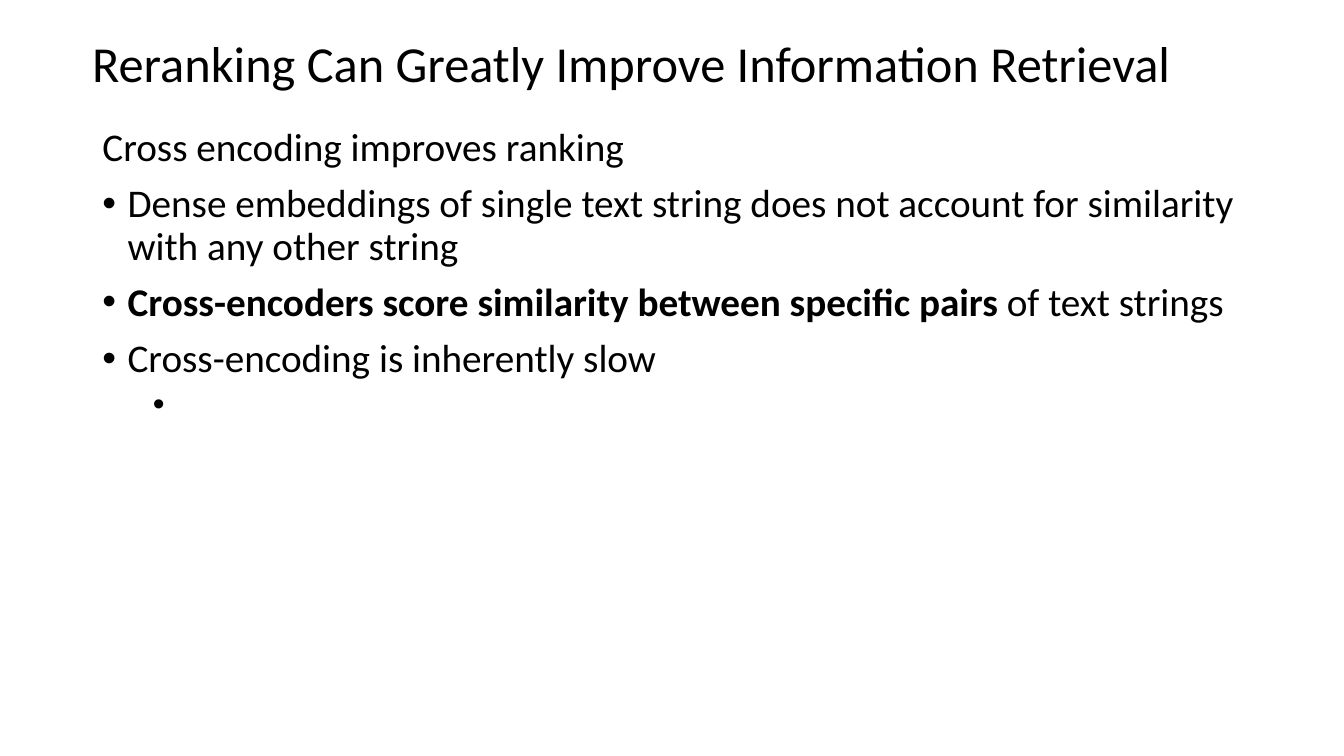
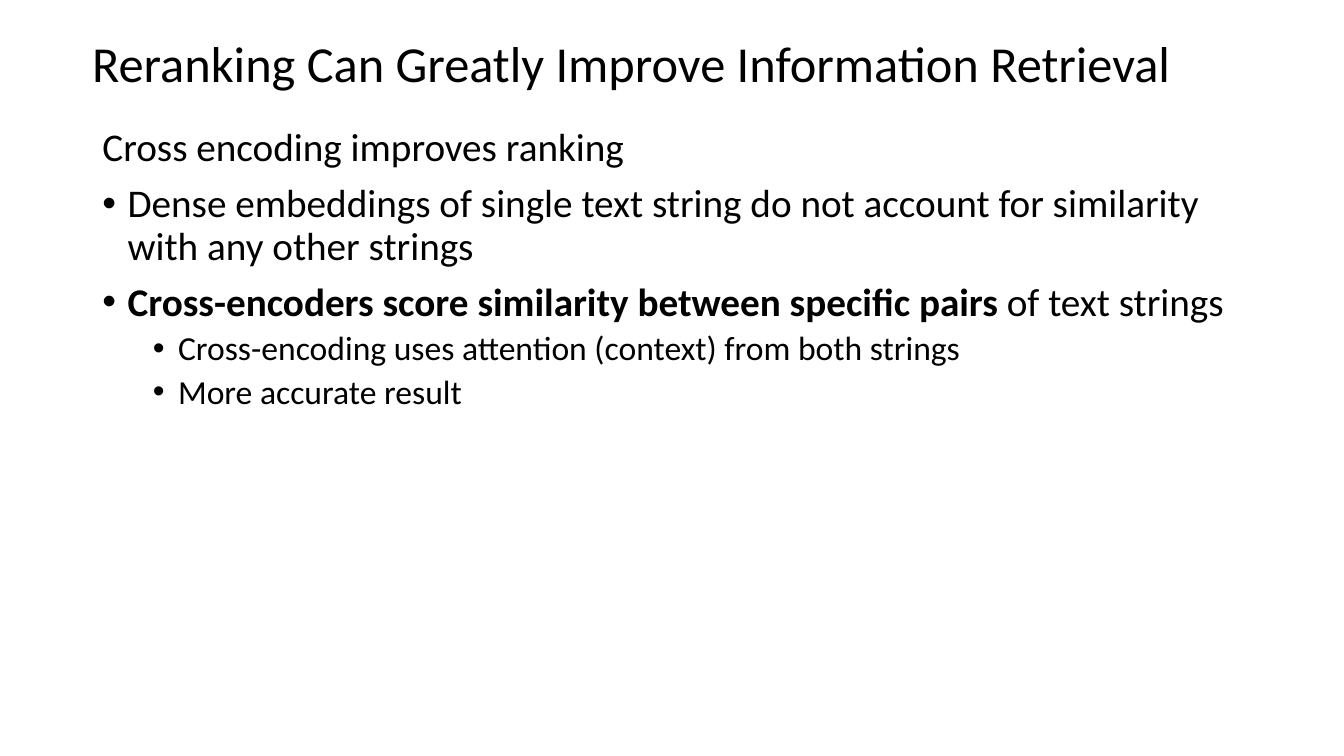
Before and after one commit to harelgabainew/school1, a slide deck: slide 44 of slides/6_InformationRetrievalSearch.pptx (slide 43 before the commit). Drawn at 1344x756 pixels with LibreOffice and Linux fonts; fonts in the diff are those of the drawing. Boxes give left, top, right and bottom in pixels: in the first picture for what was removed or moved away, otherwise in the second. Text is boxed around its words. In the diff, an @@ line names an element or a change of style, - is before the commit and + after.

```diff
--- a/slides/6_InformationRetrievalSearch.pptx
+++ b/slides/6_InformationRetrievalSearch.pptx
@@ text at bbox=[128, 189, 1199, 267]: text changed @@
-• Dense embeddings of single text string does not account for similarity with any other string
+• Dense embeddings of single text string do not account for similarity with any other strings
@@ text at bbox=[178, 335, 960, 405]: text changed; size 28 to 24 pt @@
-• Cross-encoding is inherently slow
+  • Cross-encoding uses attention (context) from both strings
+  • More accurate result
```
Also in this commit, not shown: 10 other slides changed, 2 slides added.
